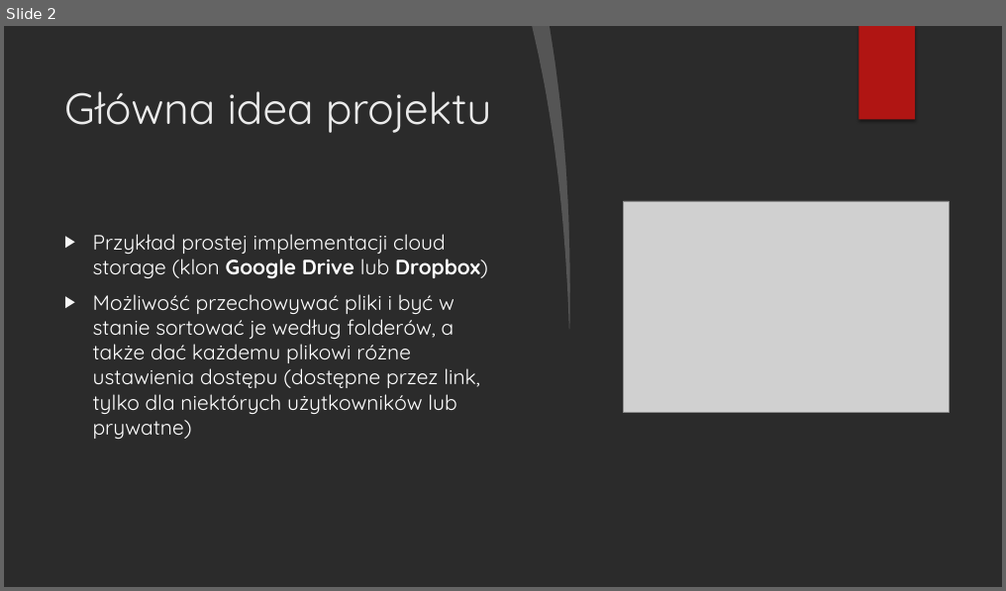
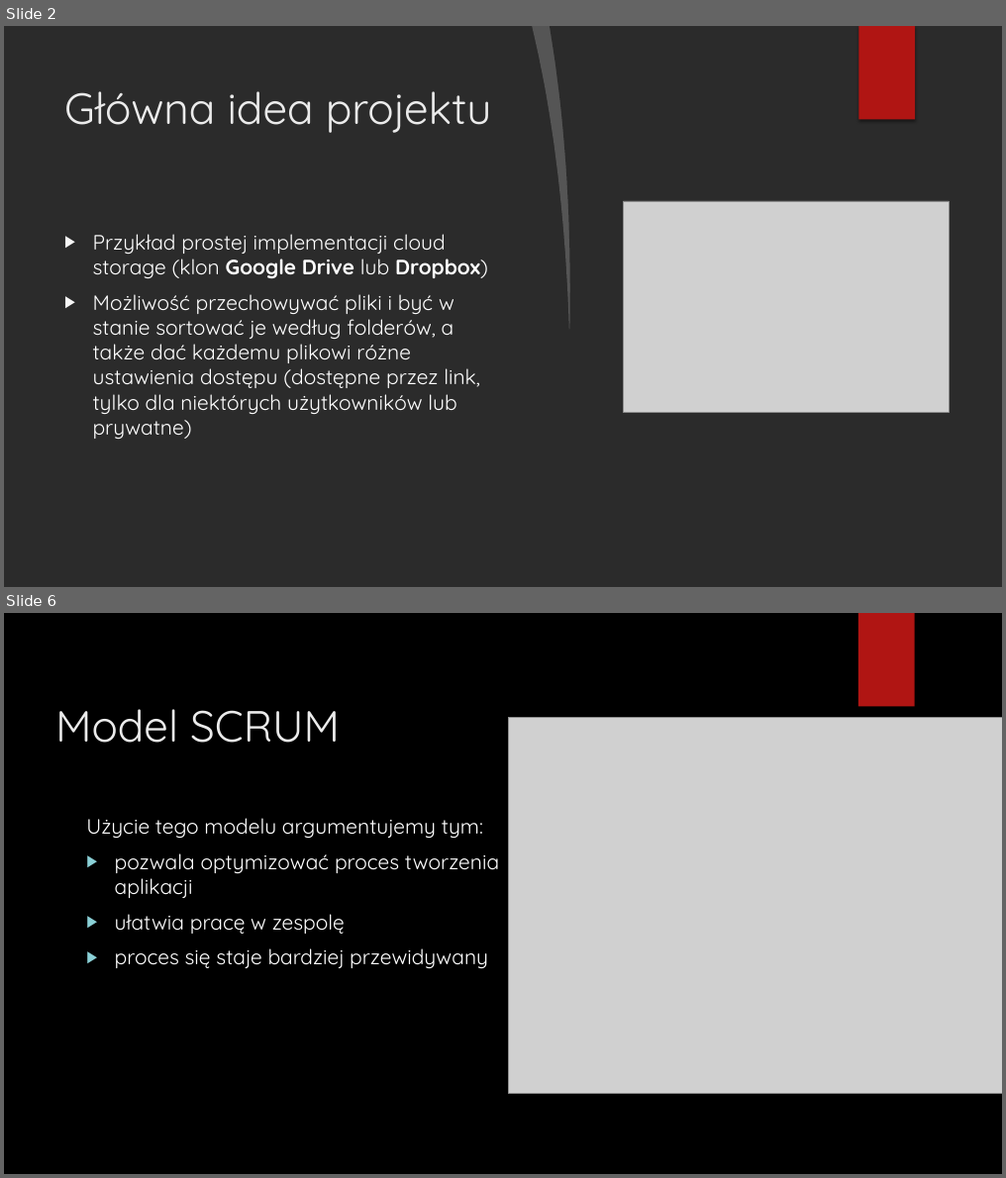
Before and after one commit to Flittis/SimpleCloud, a slide deck: SimpleCloud.pptx. Shown one above the other, each under a label of ours: slide 2 before the commit, slides 2 and 6 after it; the slides between them are not shown. The pictures are 1006x591 and 1006x1178 pixels, drawn with LibreOffice and Linux fonts; fonts in the diff are those of the drawing; grey boxes stand for pictures; background and template pictures are left out; a plain dark background stands for a picture behind light text. Boxes give left, top, right and bottom in pixels: in the first picture for what was removed or moved away, otherwise in the second. Text is boxed around its words. In the diff, an @@ line names an element or a change of style, - is before the commit and + after.

```diff
--- a/SimpleCloud.pptx
+++ b/SimpleCloud.pptx
@@ slide 6 added at <box>4,613,1002,1174</box>, background picture (left out); not listed: 1 template element that a slide beside it also shows @@
@@ title added at <box>55,709,340,743</box>, 42 pt, text #EBEBEB @@
+Model SCRUM
@@ picture added at <box>509,717,1002,1093</box> @@
@@ text added at <box>86,818,499,969</box>, 20 pt, text #FFFFFF @@
+Użycie tego modelu argumentujemy tym:
+▶ pozwala optymizować proces tworzenia aplikacji
+▶ ułatwia pracę w zespolę
+▶ proces się staje bardziej przewidywany
```
Also in this commit, not shown: 1 slide changed, 2 other slides added.
